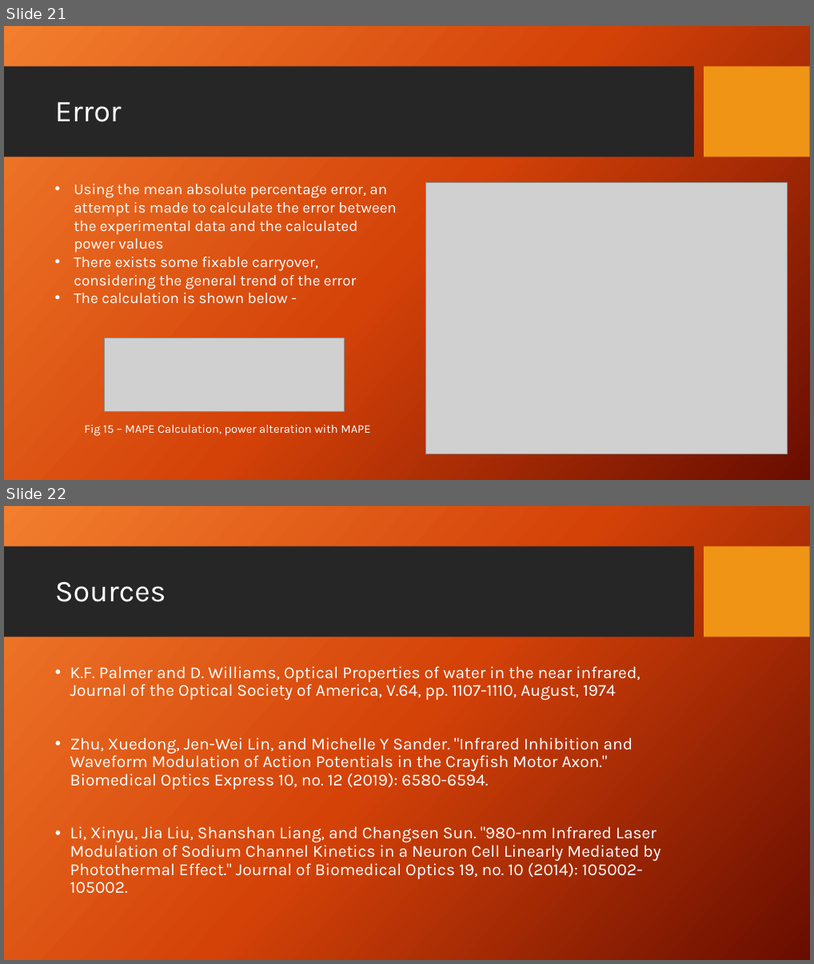
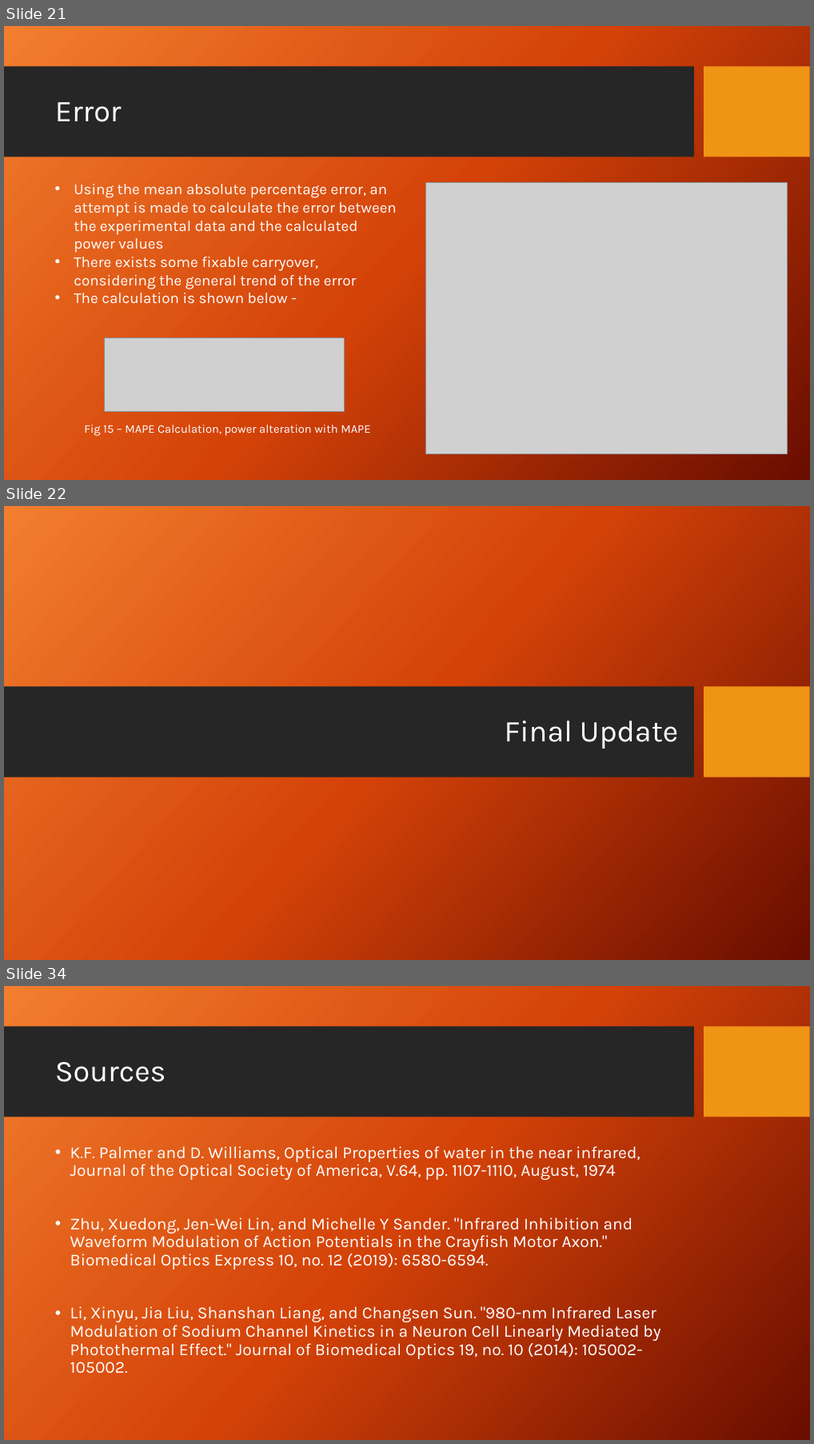
Before and after one commit to dbhatia00/NeuronSimulation, a slide deck: Presentations/Fall Updates/FallUpdate3.pptx. Shown one above the other, each under a label of ours: slides 21 and 22 before the commit, slides 21, 22 and 34 after it; the slides between them are not shown. The pictures are 814x964 and 814x1444 pixels, drawn with LibreOffice and Linux fonts; fonts in the diff are those of the drawing; grey boxes stand for pictures; background and template pictures are left out. Boxes give left, top, right and bottom in pixels: in the first picture for what was removed or moved away, otherwise in the second. Text is boxed around its words. In the diff, an @@ line names an element or a change of style, - is before the commit and + after.

```diff
--- a/Presentations/Fall Updates/FallUpdate3.pptx
+++ b/Presentations/Fall Updates/FallUpdate3.pptx
@@ slide 22 added at (4,506,810,960), background picture (left out) @@
@@ rectangle added at (4,686,694,777), fill #262626 @@
@@ rectangle added at (705,686,810,777), fill #F09415 @@
@@ title added at (505,720,679,748), 36 pt, text #FFFFFF @@
+Final Update
@@ what was slide 22 is now slide 34 @@
```
Also in this commit, not shown: 1 slide changed, 12 other slides added, 1 other file.
